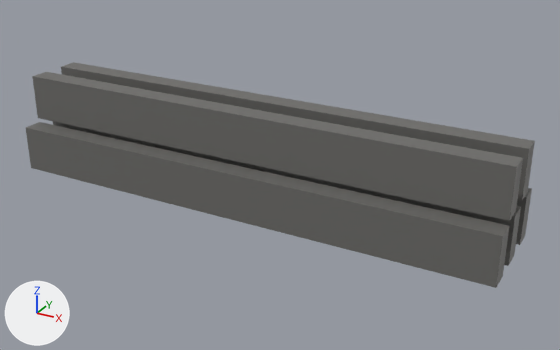
Renders of the Blender file assets/models/can_strips.blend from each side of a commit.
Both versions are drawn from a camera (50 mm lens) standing at (0.918, -1.537, 0.791) and looking at (0.065, 0.013, 0.016). The axes (+X, +Y, +Z) are drawn at lower left. The lights are the same throughout.
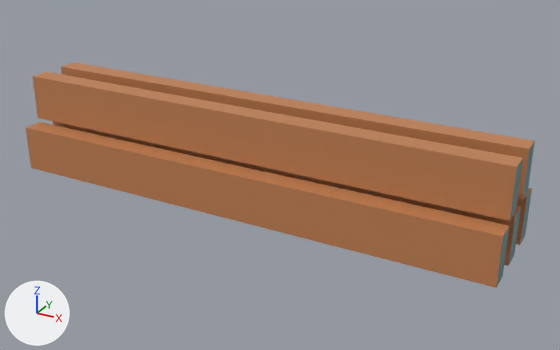
What differs and where, as boxes [x1, y1, x2, y2] in the pictures (560 x 350 px):
part 1 of me_cube_001, recoloured: [26, 62, 534, 288] in both
part 2 of me_cube_001, recoloured: [508, 159, 523, 266] in both
part 3 of me_cube_001, recoloured: [522, 141, 535, 200] in both
part 4 of me_cube_001, recoloured: [496, 227, 509, 287] in both

What the commit changed:
Material 'Orange' (mat_orange) is new.
Its base color is (0.536, 0.218, 0.0854) (orange #c18152).
Material 'Blue' (mat_blue) is new.
Its base color is (0.0704, 0.184, 0.195) (dark cyan #4b777a).
me_cube_001 has 40 vertices, 30 faces and spans x -1.0..1.0, y -5.04..4.84, z -1.0..3.21.
me_cube_001 is used by ob_cube; location (0.0, 0.0, 0.0); scale (0.648, -0.0263, 0.0596).
me_cube_001 part 1: all 20 faces centred in x 0.0, y -5.04..4.84, z -1.0..3.21 switch from mat_material (dark grey #6c6b68) to mat_orange (orange #c18052).
me_cube_001 part 2: 4 of the faces centred in x -1.0..1.0, y 0.0..2.01, z 0.0..2.21 switch from mat_material (dark grey #6c6b68) to mat_blue (dark cyan #4b777a).
me_cube_001 part 3: 2 of the faces centred in x -1.0..1.0, y -2.13, z 2.21 switch from mat_material (dark grey #6c6b68) to mat_blue (dark cyan #4b777a).
me_cube_001 part 4: 2 of the faces centred in x -1.0..1.0, y 3.84, z 0.0 switch from mat_material (dark grey #6c6b68) to mat_blue (dark cyan #4b777a).
